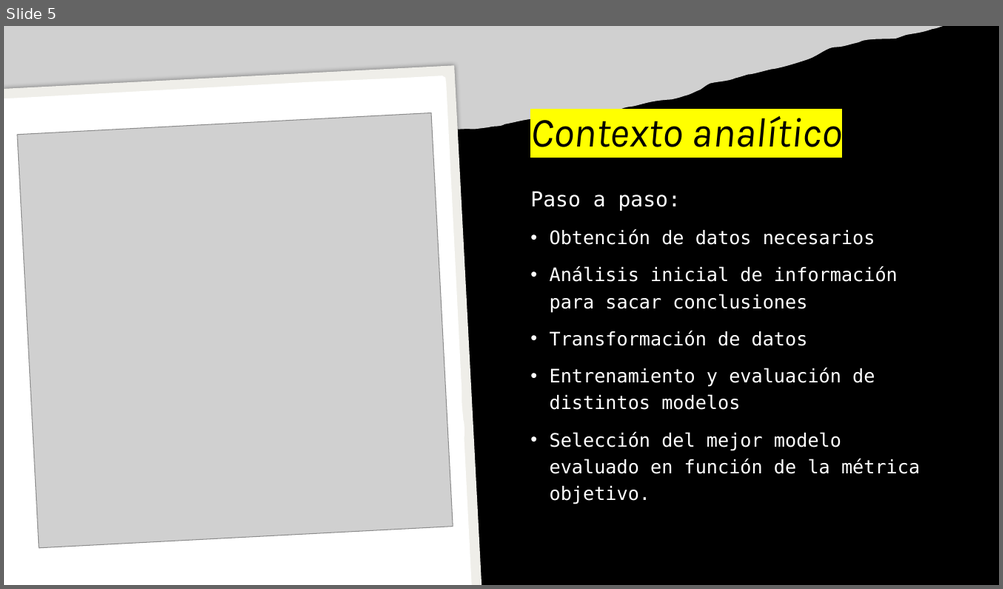
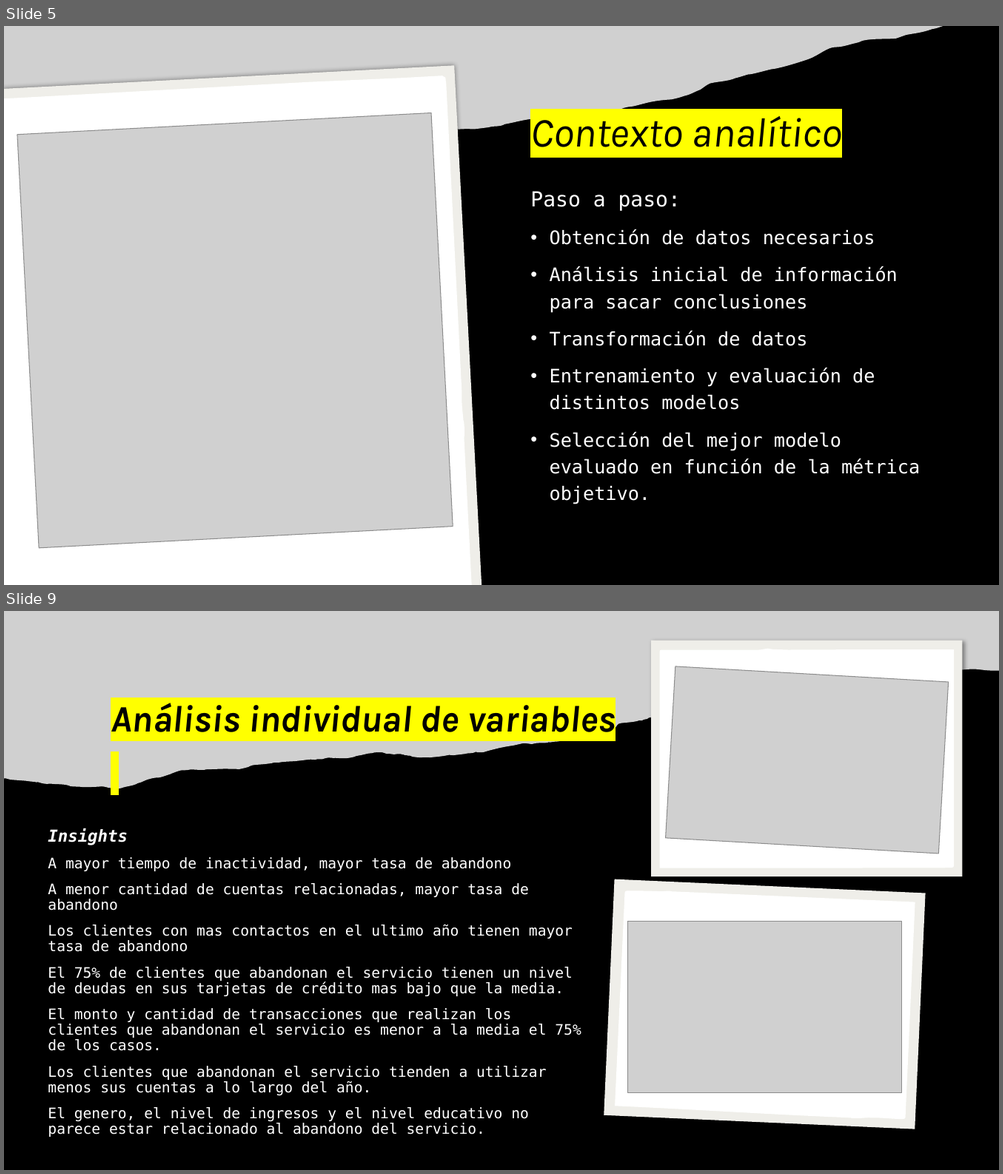
Before and after one commit to juampa95/customer-churn-ds, a slide deck: Análisis de abandono de clientes.pptx. Shown one above the other, each under a label of ours: slide 5 before the commit, slides 5 and 9 after it; the slides between them are not shown. The pictures are 1003x589 and 1003x1174 pixels, drawn with LibreOffice and Linux fonts; fonts in the diff are those of the drawing; grey boxes stand for pictures. Boxes give left, top, right and bottom in pixels: in the first picture for what was removed or moved away, otherwise in the second. Text is boxed around its words. In the diff, an @@ line names an element or a change of style, - is before the commit and + after.

```diff
--- a/Análisis de abandono de clientes.pptx
+++ b/Análisis de abandono de clientes.pptx
@@ slide 9 added at (x1=4, y1=611, x2=999, y2=1170), background #000000 @@
@@ picture added at (x1=4, y1=611, x2=999, y2=789) @@
@@ rectangle added at (x1=651, y1=640, x2=962, y2=877), fill #EFEEE9 @@
@@ freeform shape added at (x1=659, y1=648, x2=954, y2=869), fill #FFFFFF @@
@@ picture added at (x1=666, y1=667, x2=948, y2=854) @@
@@ title added at (x1=111, y1=703, x2=615, y2=732), 36 pt, text #000000, bold, italic @@
+Análisis individual de variables
@@ text added at (x1=48, y1=829, x2=580, y2=1137), 14 pt, text #FFFFFF @@
+Insights
+A mayor tiempo de inactividad, mayor tasa de abandono
+A menor cantidad de cuentas relacionadas, mayor tasa de abandono
+Los clientes con mas contactos en el ultimo año tienen mayor tasa de abandono
+El 75% de clientes que abandonan el servicio tienen un nivel de deudas en sus tarjetas de crédito mas bajo que la media.
+El monto y cantidad de transacciones que realizan los clientes que abandonan el servicio es menor a la media el 75% de los casos.
+Los clientes que abandonan el servicio tienden a utilizar menos sus cuentas a lo largo del año.
+El genero, el nivel de ingresos y el nivel educativo no parece estar relacionado al abandono del servicio.
@@ rectangle added at (x1=604, y1=880, x2=925, y2=1130), fill #EFEEE9 @@
@@ freeform shape added at (x1=614, y1=889, x2=916, y2=1121), fill #FFFFFF @@
@@ picture added at (x1=628, y1=922, x2=901, y2=1093) @@
```
Also in this commit, not shown: 4 slides changed, 7 other slides added, 1 slide removed, 6 other files.
